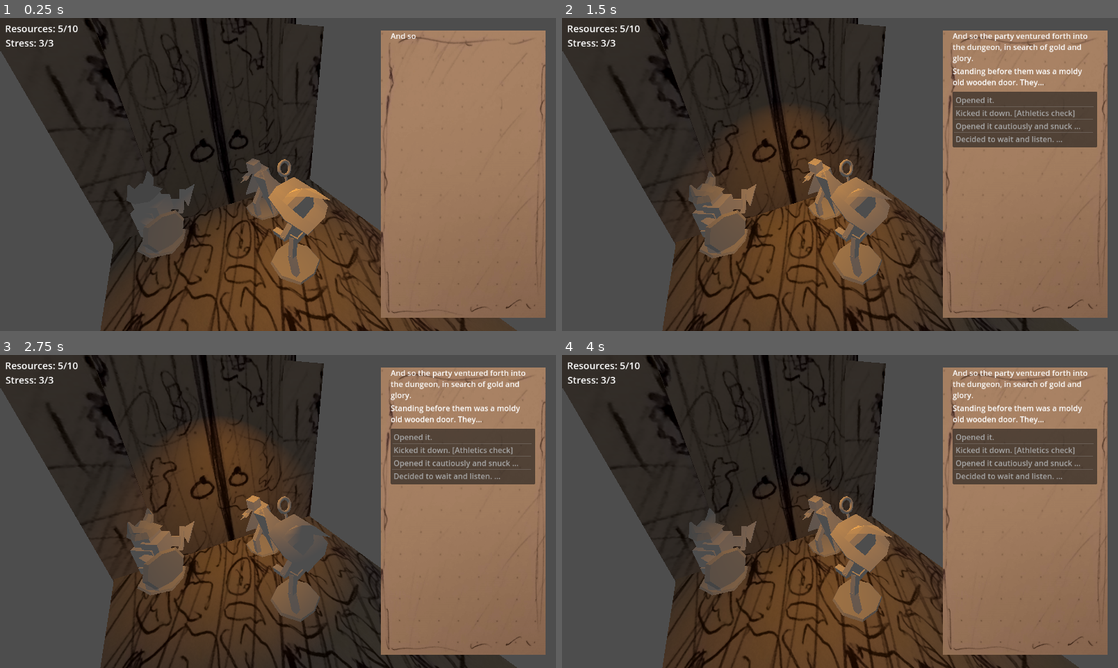
Above: before the commit, frames 1-4 (two rows, left to right).
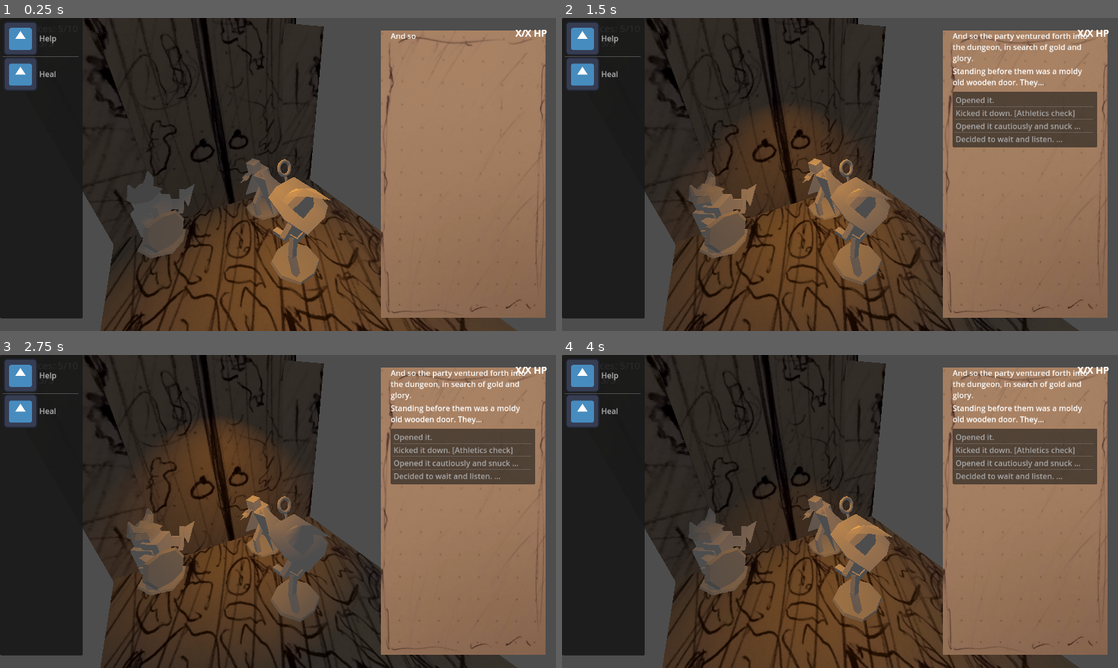
Above: after the commit, the same moments.

Repository: Jollista/Brackeys-Jam-2024.1
Game: Godot game, scene res://Dialogue/TestScene/3d_test_scene.tscn
Same seed, same stepped clock (60 frames per second), same inputs: the game is played once before the commit and once after it. The project has no main scene, so this scene is started directly. The engine's default icon, where the game draws it, is replaced by a stand-in: a white triangle on a blue panel in a dark square.
Inputs (mouse positions are in pixels of both pictures, inside the frame that each line leads up to):
- Up to frame 1 (0.25 s): no input
- Up to frame 2 (1.5 s): move the mouse to (962, 158) at 0.52 s; click (962, 158) at 0.6 s; move the mouse to (728, 190) at 1.27 s; click (728, 190) at 1.35 s
- Up to frame 3 (2.75 s): move the mouse to (333, 442) at 2.02 s; click (333, 442) at 2.1 s
- Up to frame 4 (4 s): tap Enter at 2.75 s; move the mouse to (812, 574) at 2.77 s; click (812, 574) at 2.85 s; move the mouse to (1006, 558) at 3.52 s; click (1006, 558) at 3.6 s

The runs differ from the first frame. In frame 1, 11% of the frame differs, in the area x 0-99%, y 1-96%; in frame 2, 11%; in frame 3, 11%; in frame 4, 11%.

Commit message:
Gonna pivot to resolve combat encounters without the turn-based system. Just gonna dialogue it out on a seperate branch

Diff:
--- a/Characters/new_player_character.tscn
+++ b/Characters/new_player_character.tscn
@@ -1,6 +1,7 @@
-[gd_scene load_steps=4 format=3 uid="uid://cy0ehhtjnt6bq"]
+[gd_scene load_steps=5 format=3 uid="uid://cy0ehhtjnt6bq"]
 
 [ext_resource type="Script" path="res://Characters/NewPlayerCharacter.gd" id="1_30j0y"]
+[ext_resource type="Texture2D" uid="uid://bwe4pwkptpkmu" path="res://icon.svg" id="2_0735j"]
 
 [sub_resource type="CapsuleMesh" id="CapsuleMesh_kh8xa"]
 
@@ -21,3 +22,46 @@
 [node name="NavigationAgent3D" type="NavigationAgent3D" parent="."]
 path_desired_distance = 0.1
 target_desired_distance = 0.1
+
+[node name="CanvasLayer" type="CanvasLayer" parent="."]
+
+[node name="ScrollContainer" type="ScrollContainer" parent="CanvasLayer"]
+anchors_preset = 9
+anchor_bottom = 1.0
+offset_right = 260.0
+grow_vertical = 2
+horizontal_scroll_mode = 0
+
+[node name="ItemList" type="ItemList" parent="CanvasLayer/ScrollContainer"]
+custom_minimum_size = Vector2(170, 622)
+layout_mode = 2
+auto_height = true
+item_count = 2
+fixed_icon_size = Vector2i(70, 70)
+item_0/text = "Help"
+item_0/icon = ExtResource("2_0735j")
+item_1/text = "Heal"
+item_1/icon = ExtResource("2_0735j")
+
+[node name="Control" type="Control" parent="CanvasLayer"]
+layout_mode = 3
+anchors_preset = 1
+anchor_left = 1.0
+anchor_right = 1.0
+offset_left = -40.0
+offset_bottom = 40.0
+grow_horizontal = 0
+
+[node name="HPLabel" type="RichTextLabel" parent="CanvasLayer/Control"]
+layout_mode = 0
+offset_left = -145.0
+offset_top = 15.0
+offset_right = 22.0
+offset_bottom = 55.0
+theme_override_font_sizes/normal_font_size = 20
+theme_override_font_sizes/bold_font_size = 20
+theme_override_font_sizes/italics_font_size = 20
+theme_override_font_sizes/bold_italics_font_size = 20
+theme_override_font_sizes/mono_font_size = 20
+text = "X/X HP"
+text_direction = 2
